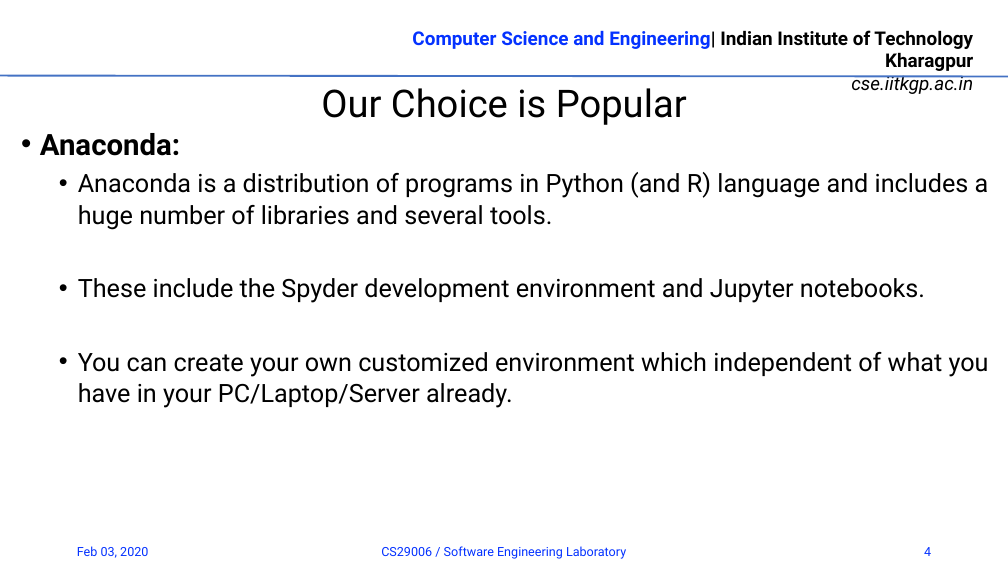
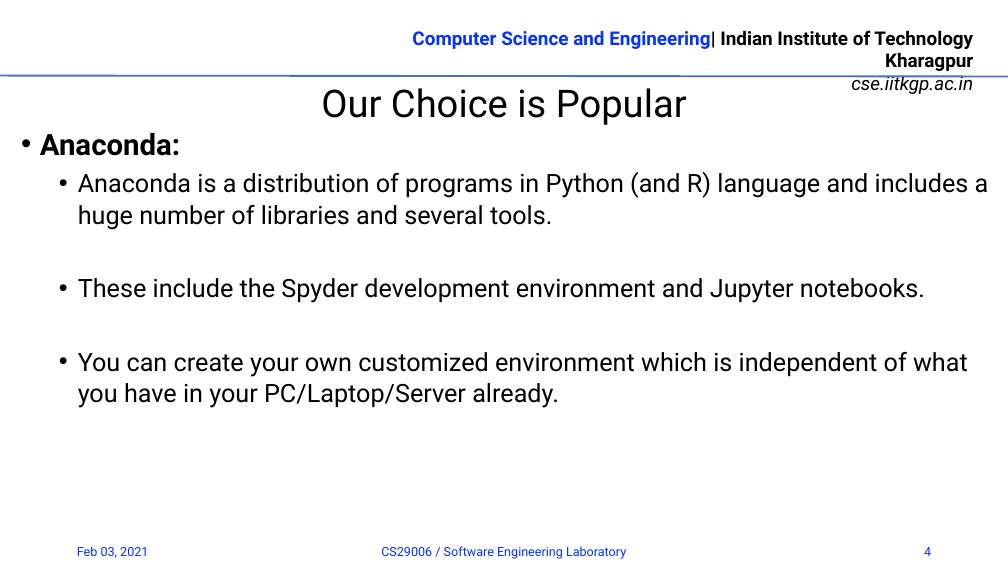
Before and after one commit to rrohit2901/CS29006_SW_Lab_Spr2021, a slide deck: slide 4 of 01_Introduction.pptx. Drawn at 1008x567 pixels with LibreOffice and Linux fonts; fonts in the diff are those of the drawing; background and template pictures are left out. Boxes give left, top, right and bottom in pixels: in the first picture for what was removed or moved away, otherwise in the second. Text is boxed around its words. In the diff, an @@ line names an element or a change of style, - is before the commit and + after.

Commit message:
Final slides

```diff
--- a/01_Introduction.pptx
+++ b/01_Introduction.pptx
@@ text at (x1=78, y1=352, x2=968, y2=408): text changed @@
-  • You can create your own customized environment which independent of what you have in your PC/Laptop/Server already.
+  • You can create your own customized environment which is independent of what you have in your PC/Laptop/Server already.
@@ text at (x1=77, y1=546, x2=148, y2=558): text changed @@
-Feb 03, 2020
+Feb 03, 2021
```
Also in this commit, not shown: 16 other slides changed, 15 slides added.
